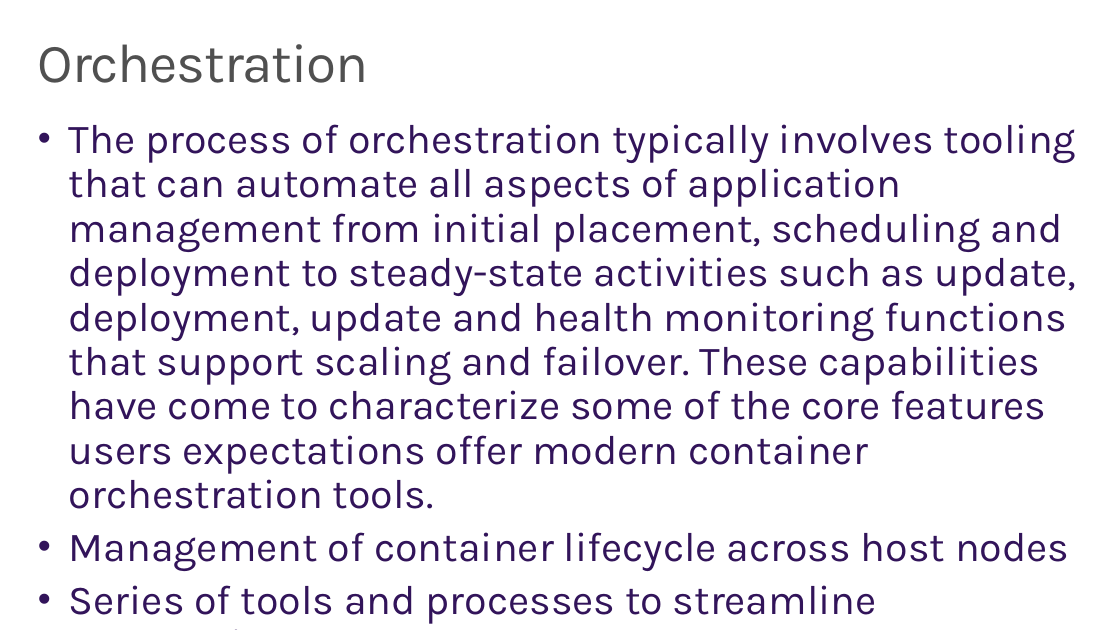
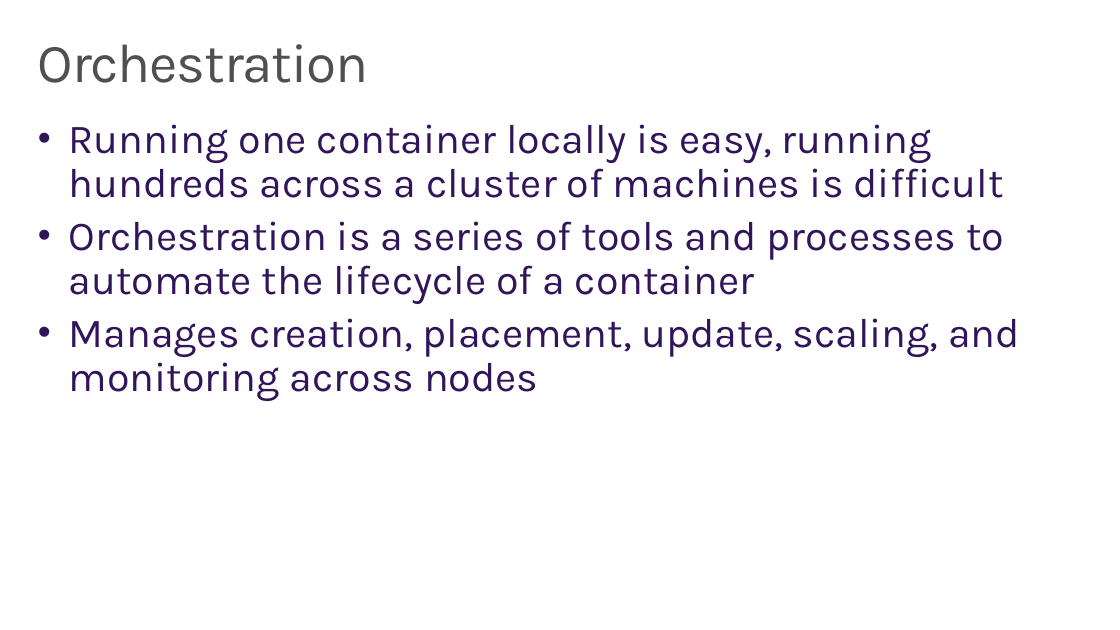
Before and after one commit to wely/DevCamp, a slide deck: slide 21 of Presentation/Module07-Containers.pptx (slide 20 before the commit). Drawn at 1120x630 pixels with LibreOffice and Linux fonts; fonts in the diff are those of the drawing; background and template pictures are left out. Boxes give left, top, right and bottom in pixels: in the first picture for what was removed or moved away, otherwise in the second. Text is boxed around its words. In the diff, an @@ line names an element or a change of style, - is before the commit and + after.

```diff
--- a/Presentation/Module07-Containers.pptx
+++ b/Presentation/Module07-Containers.pptx
@@ text at [69,124,1020,401]: text changed @@
-• The process of orchestration typically involves tooling that can automate all aspects of application management from initial placement, scheduling and deployment to steady-state activities such as update, deployment, update and health monitoring functions that support scaling and failover. These capabilities have come to characterize some of the core features users expectations offer modern container orchestration tools.
-• Management of container lifecycle across host nodes
-• Series of tools and processes to streamline automation
+• Running one container locally is easy, running hundreds across a cluster of machines is difficult
+• Orchestration is a series of tools and processes to automate the lifecycle of a container
+• Manages creation, placement, update, scaling, and monitoring across nodes
```
Also in this commit, not shown: 3 other slides changed, 2 slides added, 2 slides removed.
